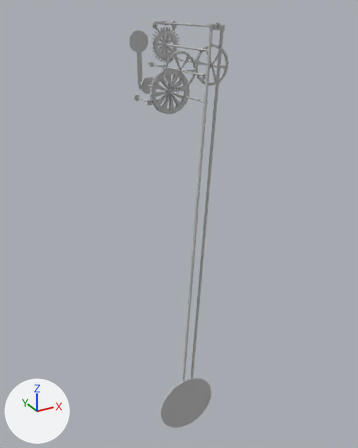
A saved change to the FBX model virutalWatch/Assets/Models/wellen.fbx.
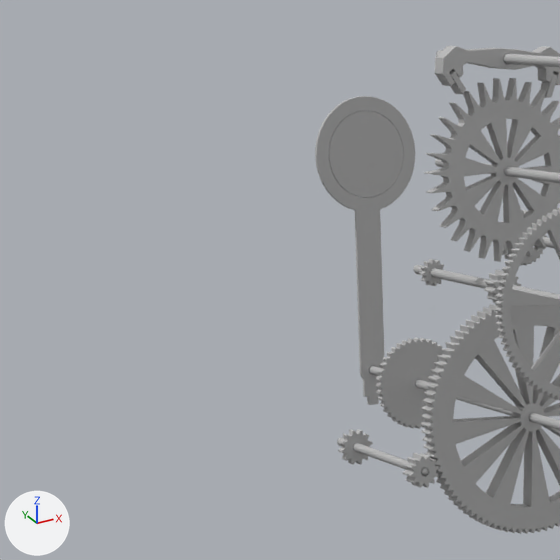
Each version is shown whole from a 50 mm lens placed at (-6.74, -12.63, 13.78), pointed at (0.08, -0.24, 7.58), then close up on the part from 19% to 49% of the width and 3% to 27% of the height. Arrows for +X, +Y and +Z are at lower left; the lights stay in place. Where no turn or scale is listed for an object, it has been applied to the vertices.

Script lines for the objects in view, before the commit:
```python
me_mesh = bpy.data.meshes.new('Mesh')
me_mesh.from_pydata(...)  # 38 vertices, 48 faces; spans x -0.02..0.02, y -2.04..2.04, z -0.03..0.03
me_mesh.materials.append(mat_lambert1)  # grey #bcbcbc
me_mesh_003 = bpy.data.meshes.new('Mesh.003')
me_mesh_003.from_pydata(...)  # 565 vertices, 566 faces; spans x -32.0..32.0, y -20.0..155.0, z -1.0..2.0
me_mesh_003.materials.append(mat_lambert1)  # grey #bcbcbc
me_mesh_004 = bpy.data.meshes.new('Mesh.004')
me_mesh_004.from_pydata(...)  # 482 vertices, 528 faces; spans x -23.9..23.9, y -2.6..1.0, z -23.9..23.9
me_mesh_004.materials.append(mat_lambert1)  # grey #bcbcbc
ob_lupe = bpy.data.objects.new('lupe', me_mesh_004)
ob_lupe.parent = ob_zeiger_h
ob_lupe.location = (0.0, 123.3, 0.0)
ob_lupe.rotation_euler = (1.571, 0.0, 0.0)  # degrees (90, 0, 0)
ob_welle_1 = bpy.data.objects.new('welle_1', me_mesh)
ob_welle_1.location = (0.0, 0.18, 11.55)
ob_zeiger = bpy.data.objects.new('zeiger', me_mesh_003)
ob_zeiger.parent = ob_zeiger_h
ob_zeiger.location = (0.0000229, -0.0016, -1.0)
# also in view: 'w1_rad_1' at (0.0, 0.15, 11.55); 'anker' at (-0.02, 0.4, 13.32); 'welle_5' at (0.0, -0.55, 13.35); 'w4_rad_2' at (0.0, 0.4, 12.79); 'w6_rad_1' at (-0.65, 0.15, 11.31)
```
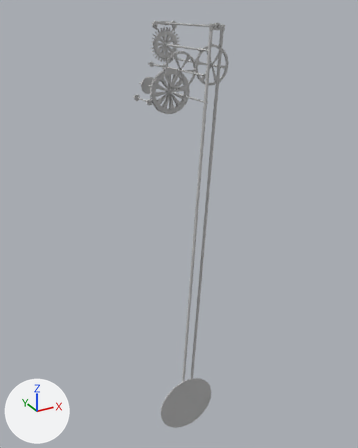
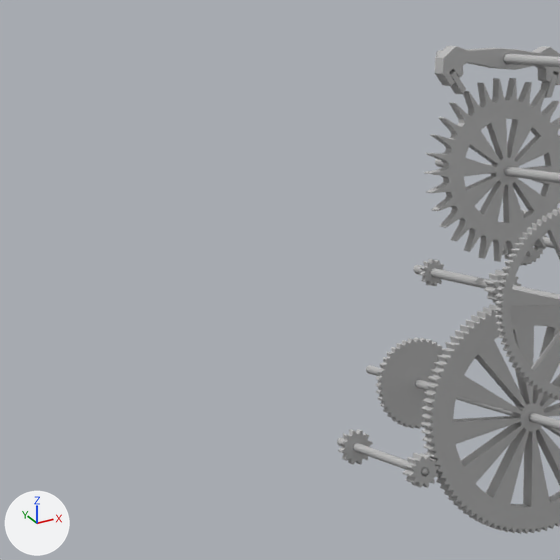
Changed parts and their boxes (x1, y1, x2, y2) in the close-ups (560 x 560 px):
'zeiger', hidden
    before: (315, 96, 415, 405)
'lupe', hidden
    before: (329, 111, 403, 197)

The change, as a list of edits to the scene's bpy script:
```text
Change ob_lupe:
    add ob_lupe.hide_viewport = True
Change ob_zeiger:
    add ob_zeiger.hide_viewport = True
```
